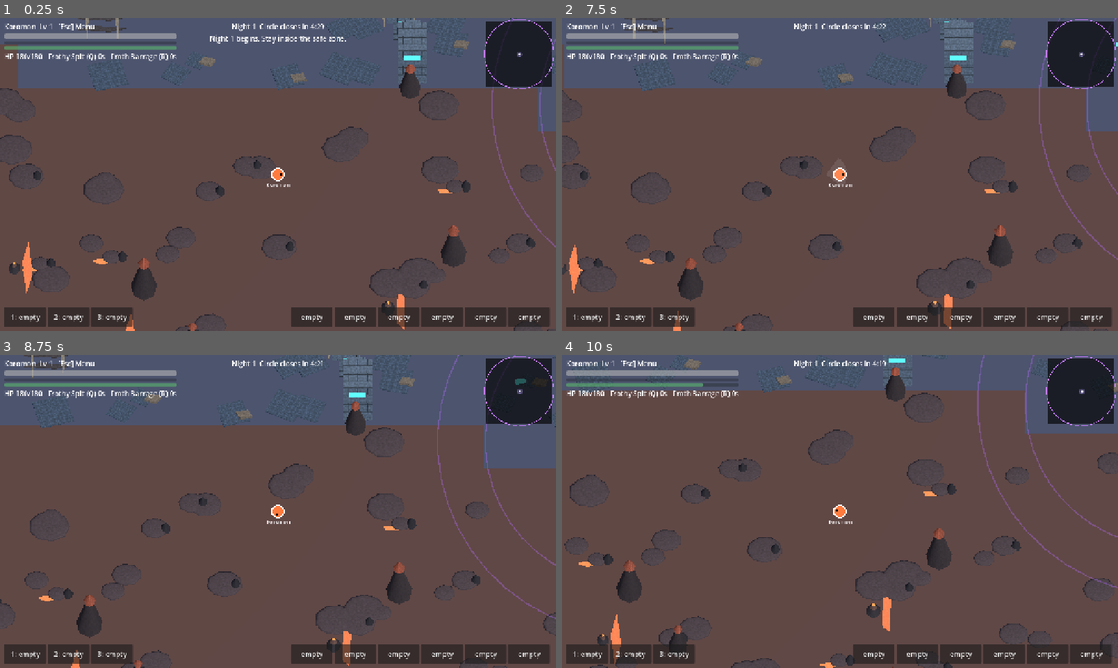
Above: before the commit, frames 1-4 (two rows, left to right).
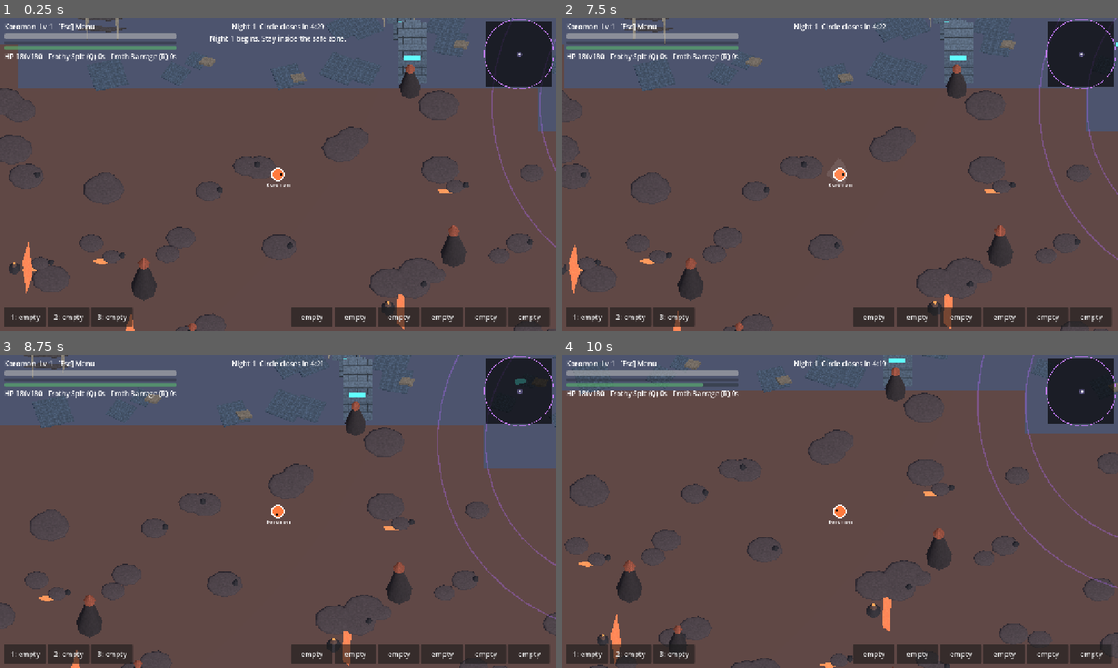
Above: after the commit, the same moments.

Repository: balaxguns/Digirogue-Coop
Game: Godot game, scene res://bugfixes-menu-down-update/scenes/run.tscn
Two runs of this game, one before a commit and one after it. Both use one fixed random seed, a clock stepped at 60 frames per second and the inputs below. This scene is started directly instead of the project's main scene.
Inputs (mouse positions are in pixels of both pictures, inside the frame that each line leads up to):
- Up to frame 1 (0.25 s): no input
- Up to frame 2 (7.5 s): click "1: empty" at 0.5 s; click "2: empty" at 1.25 s; click "3: empty" at 2 s; click "empty" at 2.75 s; click "empty" at 3.5 s; click "empty" at 4.25 s; click "empty" at 5 s; click "empty" at 5.75 s; click "empty" at 6.5 s; tap Enter at 7.25 s; move the mouse to (962, 158) at 7.27 s; press the mouse at (962, 158) at 7.28 s; hold D (move_right) from 7.28 s (still down)
- Up to frame 3 (8.75 s): release D (move_right) at 8 s; release the mouse at (400, 495) at 8 s; drag from (166, 527) to (250, 574) at 8.02 s
- Up to frame 4 (10 s): tap Space (dodge) at 8.75, 8.85 s; move the mouse to (895, 442) at 8.77 s; hold D (move_right) 8.78-9.5 s; drag from (812, 574) to (673, 464) at 9.52 s

The runs differ from the first frame. In frame 1, 0.2% of the frame differs, in the area x 6-97%, y 45-100%; in frame 2, 0.2%, in the area x 3-94%, y 45-100%; in frame 3, 0.2%; in frame 4, 0.2%.

Commit message:
Keep noncollidable ground dressing low-profile and reserve solid silhouettes for asset-linked footprints

Diff:
--- a/scripts/digital_props.gd
+++ b/scripts/digital_props.gd
@@ -155,13 +155,13 @@
 		1:
 			_add("sphere", Color("#e0f0f7"), pos + Vector3(0, 0.4, 0), Vector3(13 * size, 2, 10 * size), rot, 1)
 			if seed % 3 == 0:
-				_add("cone", Color("#a4d7ed"), pos + Vector3(4, 4, 2), Vector3(4, 8, 4), rot, 3)
+				_add("cone", Color("#a4d7ed"), pos + Vector3(4, 4, 2), Vector3(2, 2, 2), rot, 3)
 		2:
 			_add("cone", Color("#aa9155"), pos + Vector3(0, 2, 0), Vector3(4 * size, 4, 4 * size), rot, 1)
 			if seed % 4 == 0:
 				_add("sphere", Color("#92794d"), pos + Vector3(5, 1, 2), Vector3(7, 2, 5), rot, 1)
 			if seed % 11 == 0:
-				_add("cylinder", Color("#548260"), pos + Vector3(-5, 4, 0), Vector3(3, 8, 3), rot, 1)
+				_add("cylinder", Color("#548260"), pos + Vector3(-5, 4, 0), Vector3(2, 2, 2), rot, 1)
 		3:
 			_add("box", Color("#46566a"), pos + Vector3(0, 0.3, 0), Vector3(9 * size, 0.6, 7 * size), rot, 3)
 			if seed % 4 == 0:
@@ -177,7 +177,7 @@
 		5:
 			_add("sphere", Color("#55464a"), pos + Vector3(0, 0.6, 0), Vector3(11 * size, 1.5, 8 * size), rot, 1)
 			if seed % 3 == 0:
-				_add("cone", Color("#302d34"), pos + Vector3(5, 3, 0), Vector3(5, 6, 5), rot, 1)
+				_add("cone", Color("#302d34"), pos + Vector3(5, 3, 0), Vector3(3, 2, 3), rot, 1)
 			if seed % 9 == 0:
 				_add("box", Color("#e65c34"), pos + Vector3(-4, 0.3, 2), Vector3(7, 0.6, 2), rot, 3, true)
 
@@ -238,6 +238,8 @@
 			else:
 				_place(biome, obstacle.pos, int(obstacle.pos.x + obstacle.pos.y))
 			continue
+		# Every blocking mesh is placed directly at its gameplay footprint.
+		# The radius belongs to THIS prop, not the ground tile.
 		var radius: float = float(obstacle.r) * S
 		var base := _p(obstacle.pos)
 		var height: float = maxf(9.0, radius * 4.0)
